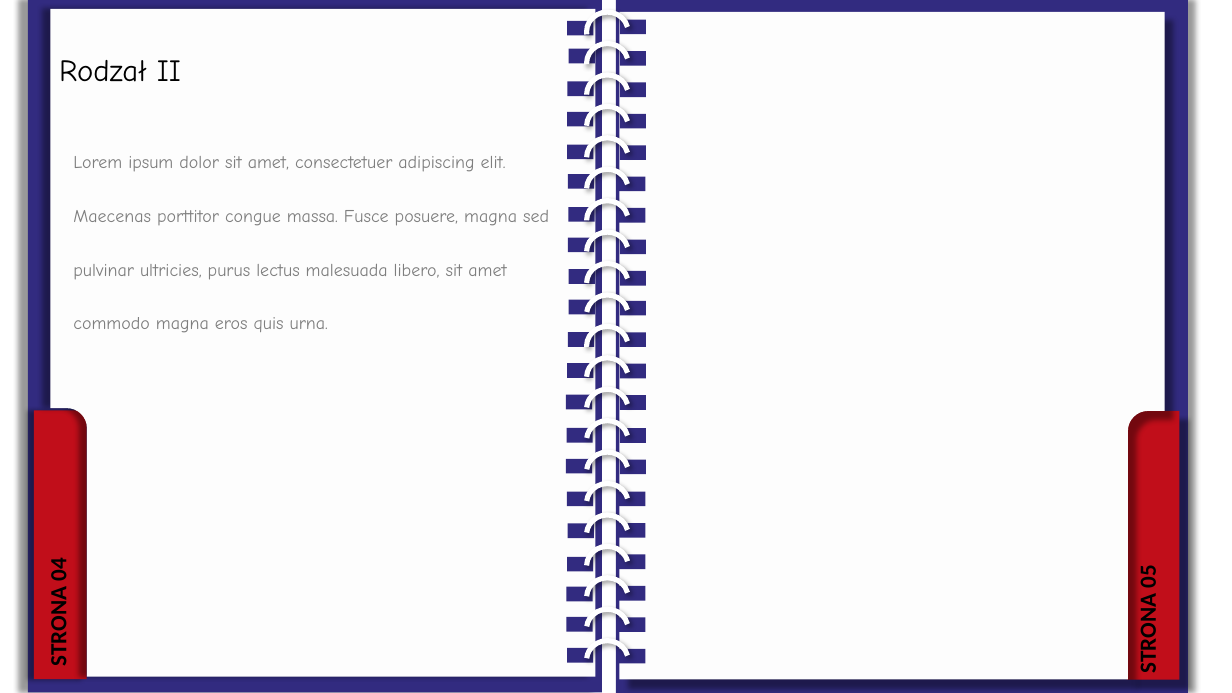
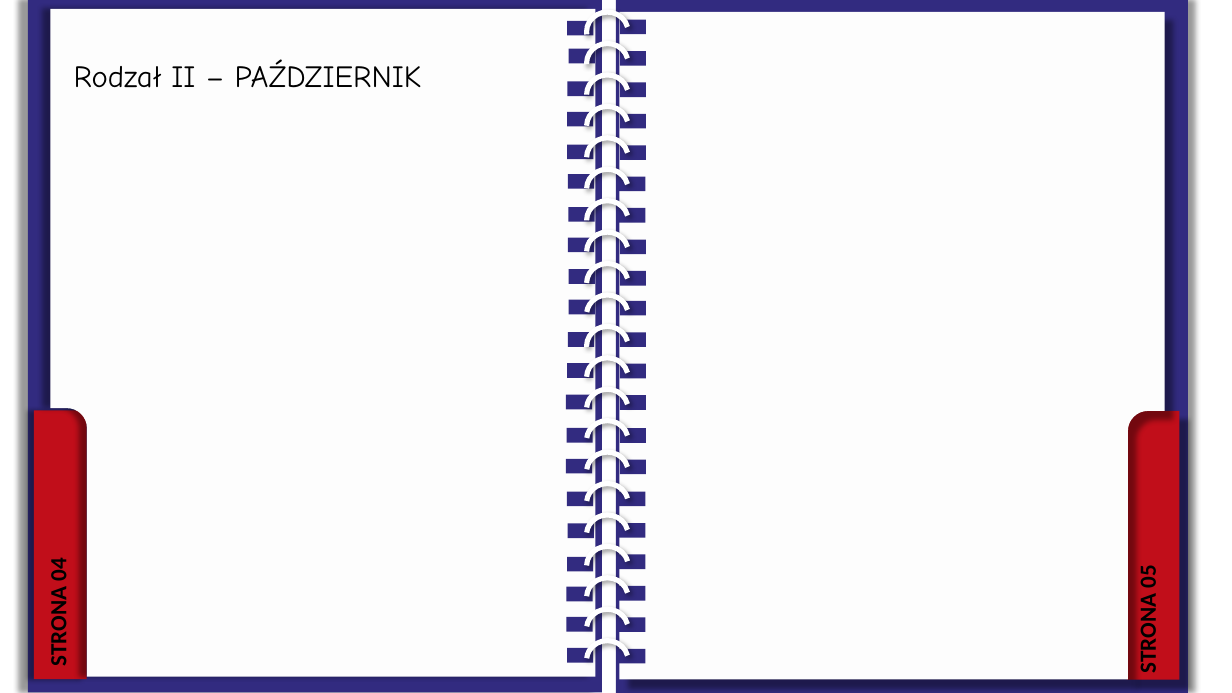
Before and after one commit to julkot1/slo, a slide deck: slide 4 of prez1.pptx. Drawn at 1232x693 pixels with LibreOffice and Linux fonts; fonts in the diff are those of the drawing. Boxes give left, top, right and bottom in pixels: in the first picture for what was removed or moved away, otherwise in the second. Text is boxed around its words. In the diff, an @@ line names an element or a change of style, - is before the commit and + after.

```diff
--- a/prez1.pptx
+++ b/prez1.pptx
@@ text at (x1=74, y1=61, x2=422, y2=88): text changed @@
-Rodzał II
+Rodzał II – PAŹDZIERNIK
@@ text removed at (x1=73, y1=156, x2=549, y2=333) @@
-Lorem ipsum dolor sit amet, consectetuer adipiscing elit. Maecenas porttitor congue massa. Fusce posuere, magna sed pulvinar ultricies, purus lectus malesuada libero, sit amet commodo magna eros quis urna.
```
Also in this commit, not shown: 2 other slides changed, 1 other file.
